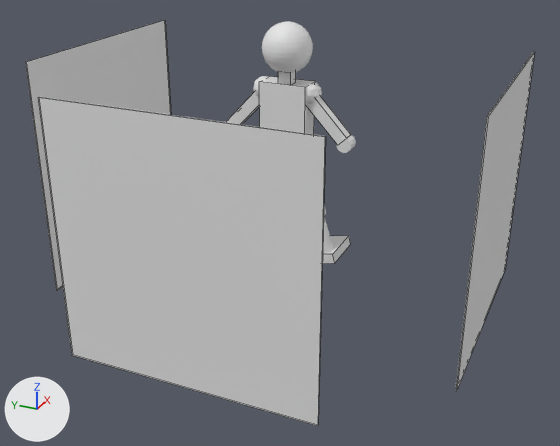
The FBX model FakaEngine/Game/Res/Models/BSPScene.fbx, before and after one commit.
Camera for both pictures: a camera (50 mm lens) standing at (-28.1, -12.3, 11.8) and looking at (-2.4, -0.8, -1.1). Lighting does not change. The marker at lower left points along +X, +Y and +Z. Mesh edges are drawn as thin lines on the coarser meshes. Where no turn or scale is listed for an object, it has been applied to the vertices.

In view in the first picture: 'Chest', 'Head', 'Left_Arm', 'PlaneMeshA', 'PlaneMeshB', 'PlaneMeshC'.
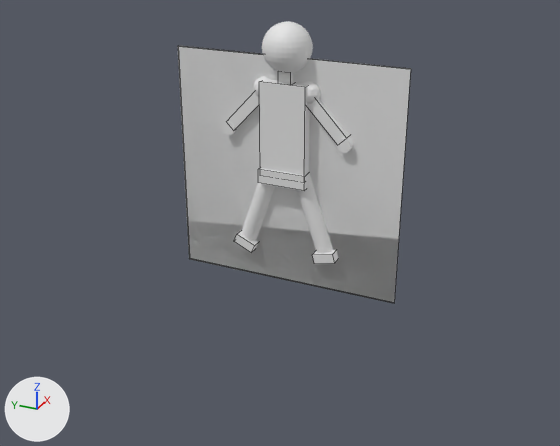
What differs and where, as boxes (x1, y1, x2, y2) in the pictures (560 x 446 px):
'PlaneMeshB', mesh moved: before (38, 97, 326, 426); after (178, 46, 411, 303)
'PlaneMeshC', mesh turned: before (25, 20, 171, 290); after (178, 47, 411, 302)
'PlaneMeshA', reshaped: before (456, 51, 535, 391); after (184, 46, 411, 229)
'Left_Leg', unchanged, uncovered by the edit: before (323, 217, 334, 254); after (297, 171, 333, 254)

What the commit changed:
me_cube_002 has 8 vertices, 6 faces and spans x -5.0..5.0, y 8.72..8.78, z -5.0..5.0.
me_cube_002 is used by ob_planemeshc; location (0.0, 0.0, 0.0).
me_cube_002 part 3: the whole mesh is turned -90 degrees about the z axis through its middle, then moved by (0.0, -8.75, 0.0).
me_cube_003 has 8 vertices, 6 faces and spans x -8.78..-8.72, y -5.0..5.0, z -5.0..5.0.
me_cube_003 is used by ob_planemeshb; location (0.0, 0.0, 0.0).
me_cube_003 part 2: the whole mesh is moved by (8.75, 0.0, 0.0).
me_cube_001 has 8 vertices, 6 faces and spans x -5.0..5.0, y -8.78..-8.72, z -5.0..5.0.
me_cube_001 is used by ob_planemesha; location (0.0, 0.0, 0.0).
Part 1, on me_cube_001:
Vertex 0 of me_cube_001 moves from (5.0, -8.72, 5.0) at pixel (533, 51) to (-0.01, -5.0, 5.0) at pixel (410, 68).
Vertex 1 of me_cube_001 moves from (5.0, -8.73, -5.0) at pixel (504, 269) to (-0.01, -5.0, -5.0) at pixel (394, 302).
Vertex 2 of me_cube_001 moves from (5.0, -8.77, 5.0) at pixel (534, 51) to (0.01, -5.0, 5.0) at pixel (410, 68).
Vertex 3 of me_cube_001 moves from (5.0, -8.78, -5.0) at pixel (505, 269) to (0.01, -5.0, -5.0) at pixel (394, 302).
Vertex 4 of me_cube_001 moves from (-5.0, -8.72, 5.0) at pixel (486, 116) to (-0.01, 5.0, 5.0) at pixel (177, 45).
Vertex 5 of me_cube_001 moves from (-5.0, -8.73, -5.0) at pixel (455, 390) to (-0.01, 5.0, -5.0) at pixel (189, 258).
Vertex 6 of me_cube_001 moves from (-5.0, -8.77, 5.0) at pixel (488, 116) to (0.01, 5.0, 5.0) at pixel (178, 45).
Vertex 7 of me_cube_001 moves from (-5.0, -8.78, -5.0) at pixel (456, 390) to (0.01, 5.0, -5.0) at pixel (189, 258).
